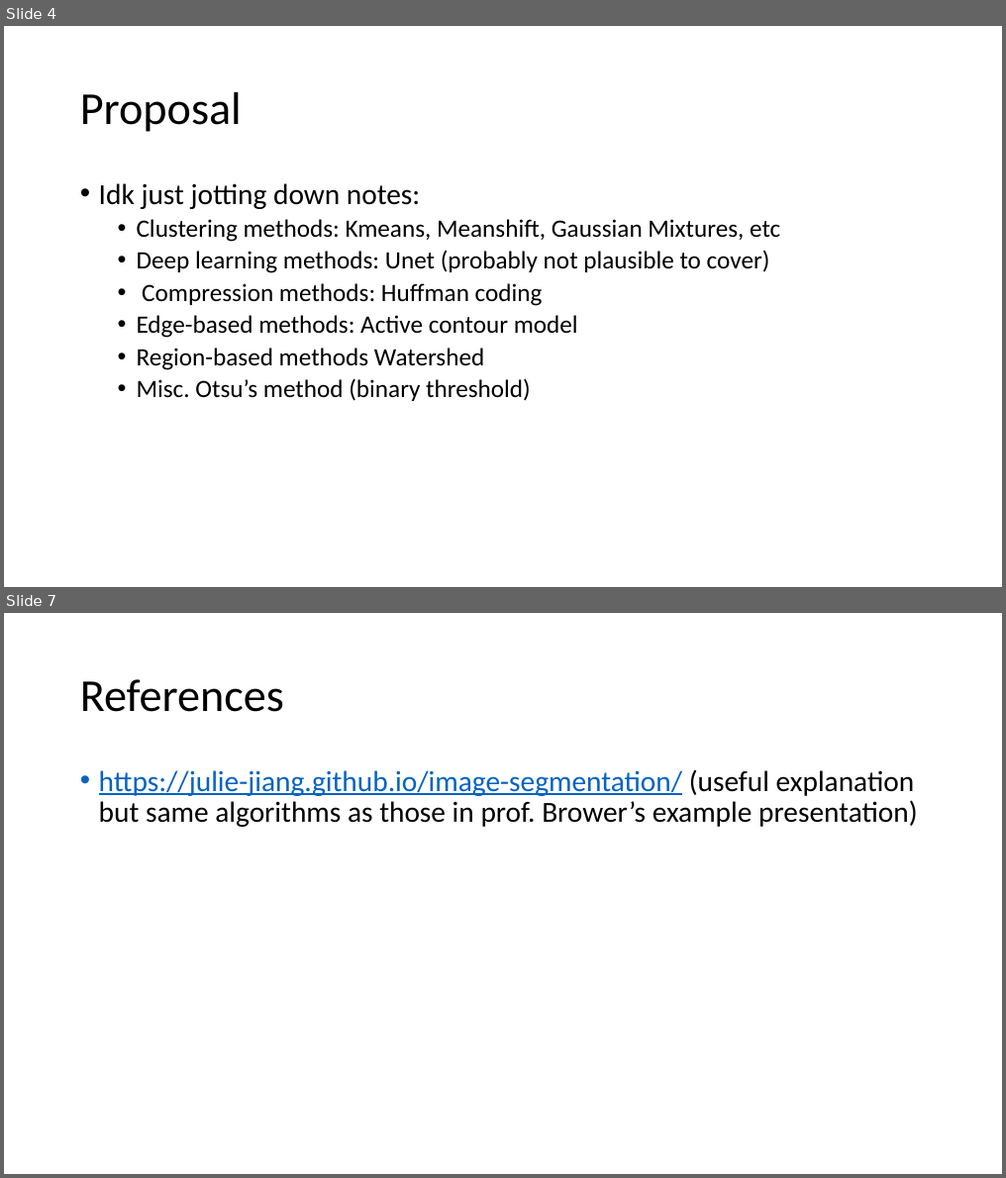
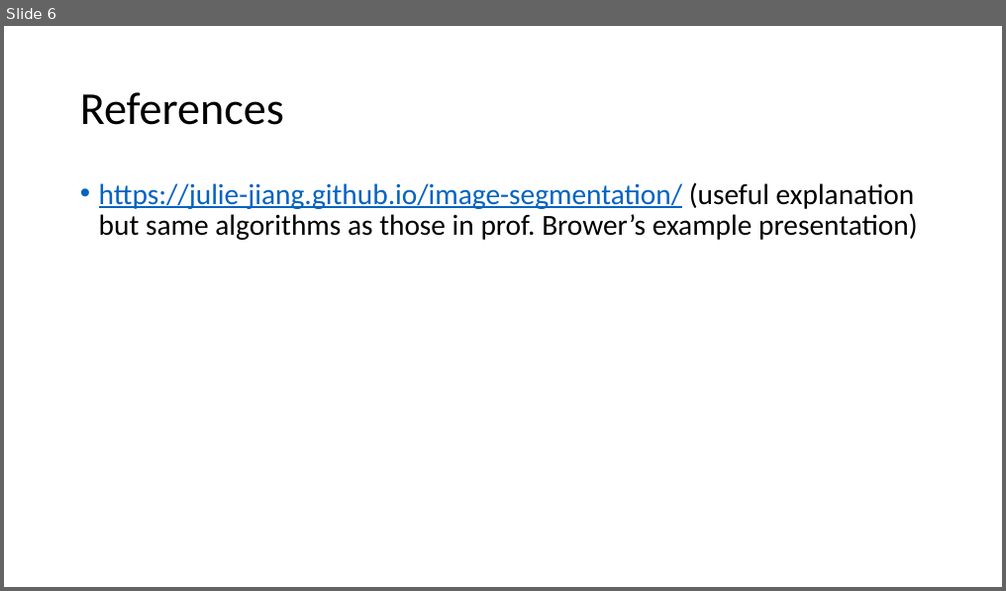
Before and after one commit to Flymindo/EC504_FinalProject, a slide deck: Presentation.pptx. Shown one above the other, each under a label of ours: slides 4 and 7 before the commit, slide 6 after it; the slides between them are not shown. The pictures are 1006x1178 and 1006x591 pixels, drawn with LibreOffice and Linux fonts; fonts in the diff are those of the drawing. Boxes give left, top, right and bottom in pixels: in the first picture for what was removed or moved away, otherwise in the second. Text is boxed around its words. In the diff, an @@ line names an element or a change of style, - is before the commit and + after.

```diff
--- a/Presentation.pptx
+++ b/Presentation.pptx
@@ slide 4 removed at bbox=[4, 26, 1002, 587], background #FFFFFF @@
@@ title removed at bbox=[80, 92, 242, 132] @@
-Proposal
@@ text removed at bbox=[99, 183, 780, 401] @@
-• Idk just jotting down notes:
-  • Clustering methods: Kmeans, Meanshift, Gaussian Mixtures, etc
-  • Deep learning methods: Unet (probably not plausible to cover)
-  • Compression methods: Huffman coding
-  • Edge-based methods: Active contour model
-  • Region-based methods Watershed
-  • Misc. Otsu’s method (binary threshold)
@@ what was slide 7 is now slide 6 @@
```
Also in this commit, not shown: 2 slides added, 2 other slides removed, 3 other files.
